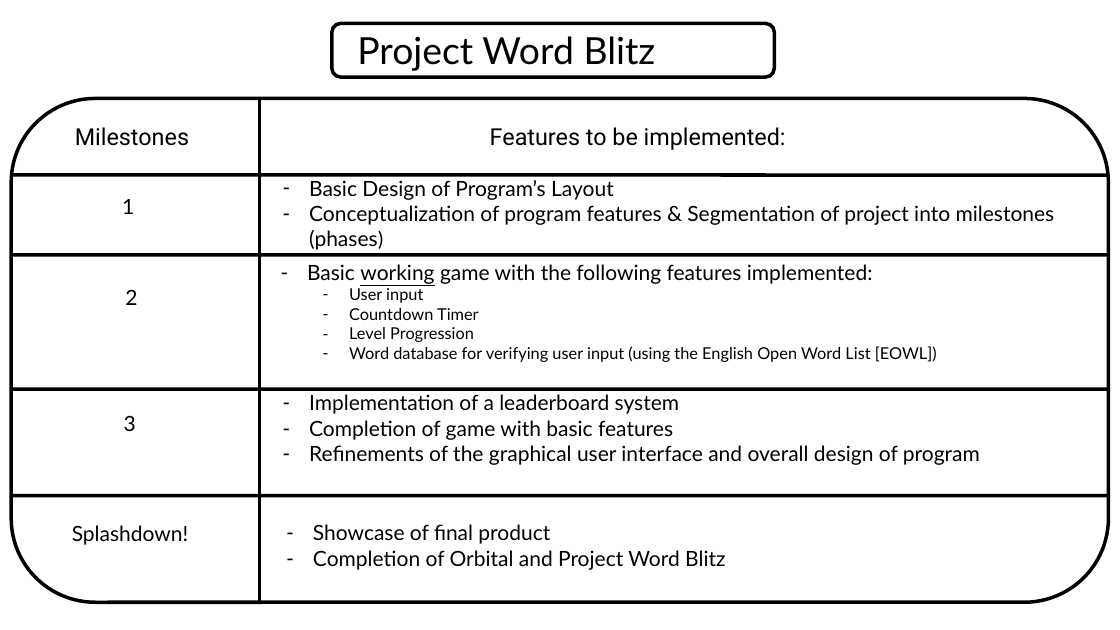
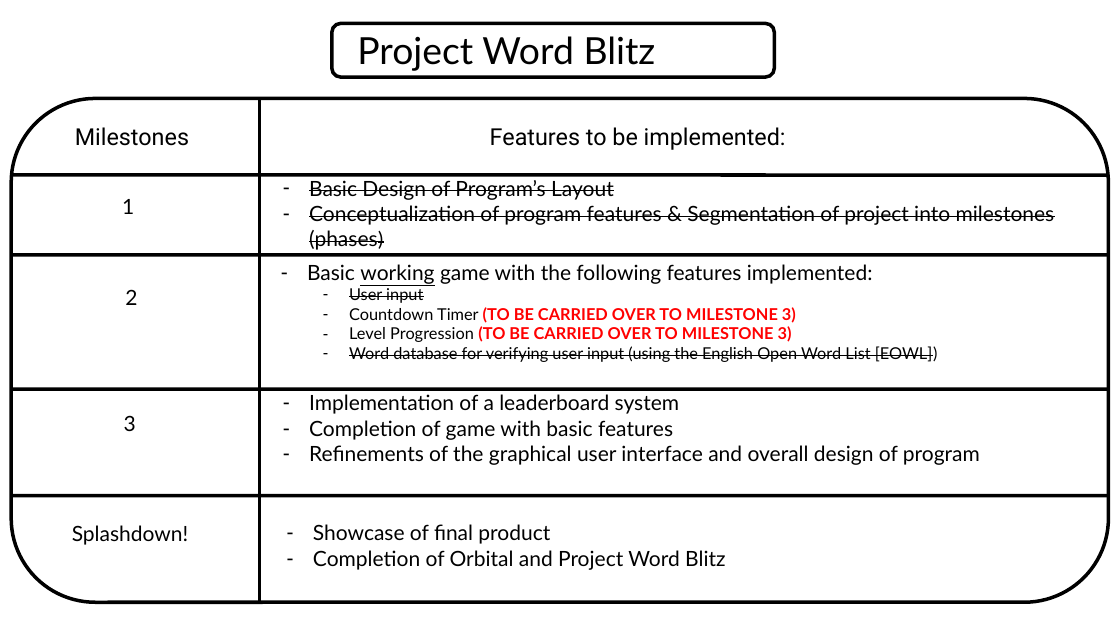
Before and after one commit to niggleslow/Word-Blitz, a slide deck: slide 1 of Milestones.pptx. Drawn at 1120x630 pixels with LibreOffice and Linux fonts; fonts in the diff are those of the drawing; background and template pictures are left out. Boxes give left, top, right and bottom in pixels: in the first picture for what was removed or moved away, otherwise in the second. Text is boxed around its words. In the diff, an @@ line names an element or a change of style, - is before the commit and + after.

Commit message:
Minor Updates!
Added temporary locators for upcoming features to aid in milestone 2
video presentation.

```diff
--- a/Milestones.pptx
+++ b/Milestones.pptx
@@ text "Basic Design of Program’s Layout" at [309, 180, 1055, 250]: strikethrough on @@
@@ text at [349, 288, 938, 362]: strikethrough on in "User input", "Word database for verifying user input (using ..." @@
@@ text at [349, 307, 796, 342]: text changed; text colour #000000 to #FF0000; bold on @@
-  – Countdown Timer
-  – Level Progression
+  – Countdown Timer (TO BE CARRIED OVER TO MILESTONE 3)
+  – Level Progression (TO BE CARRIED OVER TO MILESTONE 3)
```
Also in this commit, not shown: 6 other files.
